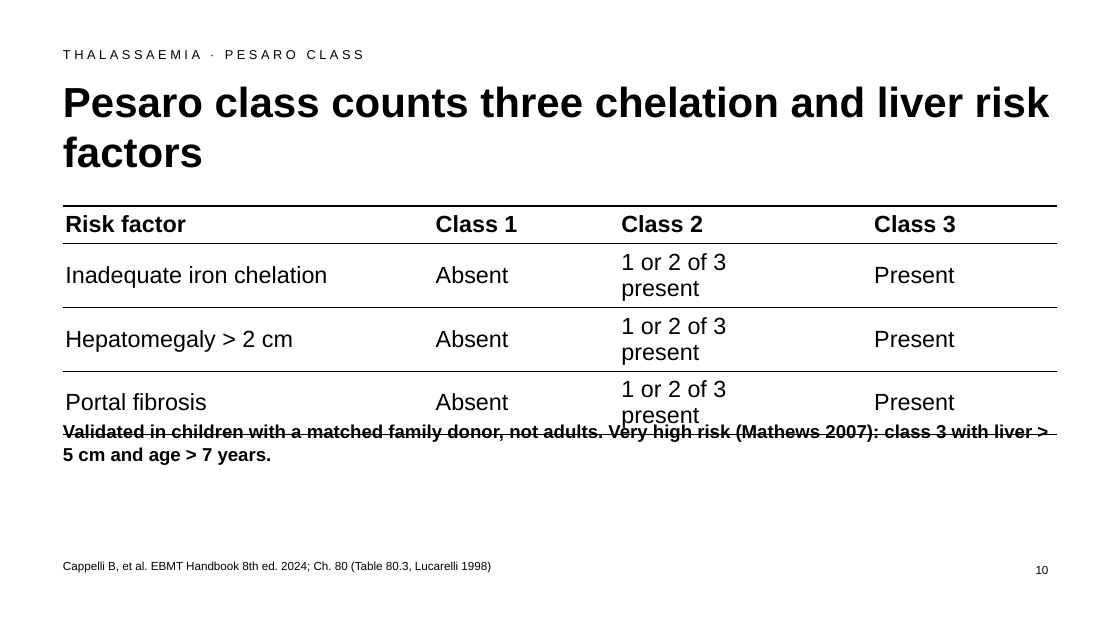
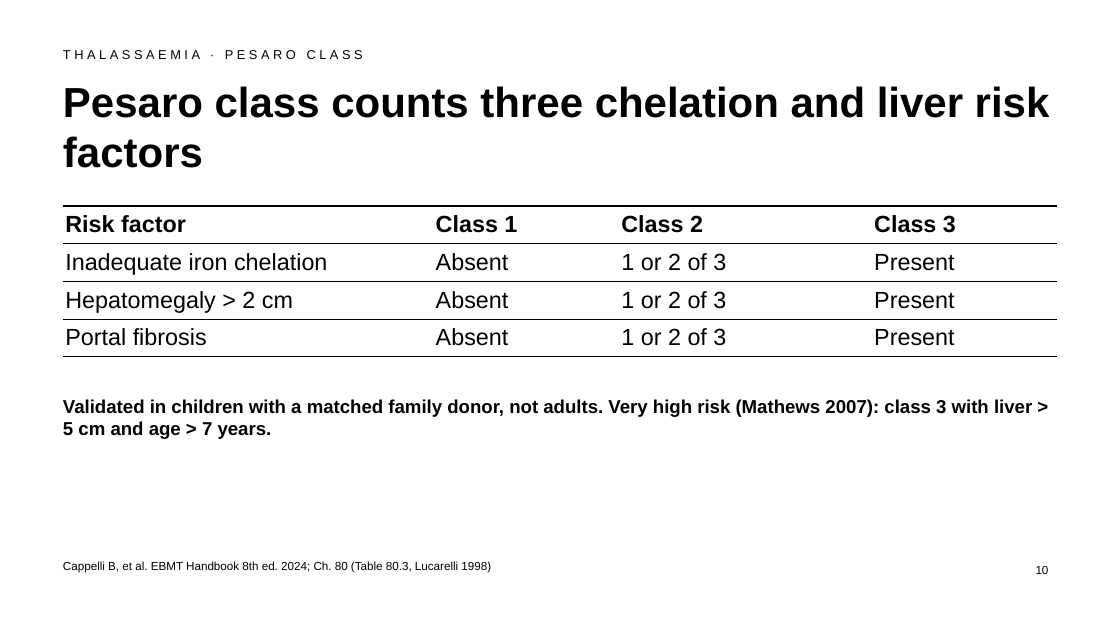
Before and after one commit to htlin222/ebmt-handbook-skill, a slide deck: slide 10 of slides/decks/s26-hemoglobinopathies.pptx. Drawn at 1120x630 pixels with LibreOffice and Linux fonts; fonts in the diff are those of the drawing. Boxes give left, top, right and bottom in pixels: in the first picture for what was removed or moved away, otherwise in the second. Text is boxed around its words. In the diff, an @@ line names an element or a change of style, - is before the commit and + after.

```diff
--- a/slides/decks/s26-hemoglobinopathies.pptx
+++ b/slides/decks/s26-hemoglobinopathies.pptx
@@ table at [63,206,1058,350] @@
-row 2, column 3: 1 or 2 of 3 / present
+row 2, column 3: 1 or 2 of 3
-row 3, column 3: 1 or 2 of 3 / present
+row 3, column 3: 1 or 2 of 3
-row 4, column 3: 1 or 2 of 3 / present
+row 4, column 3: 1 or 2 of 3
@@ text "Validated in children with a ...": place and size @@
-text "Validated in children with a ..." at [63,424,1032,465]
+text "Validated in children with a ..." at [63,399,1032,439]
```
Also in this commit, not shown: 2 other slides changed, 2 other files.
